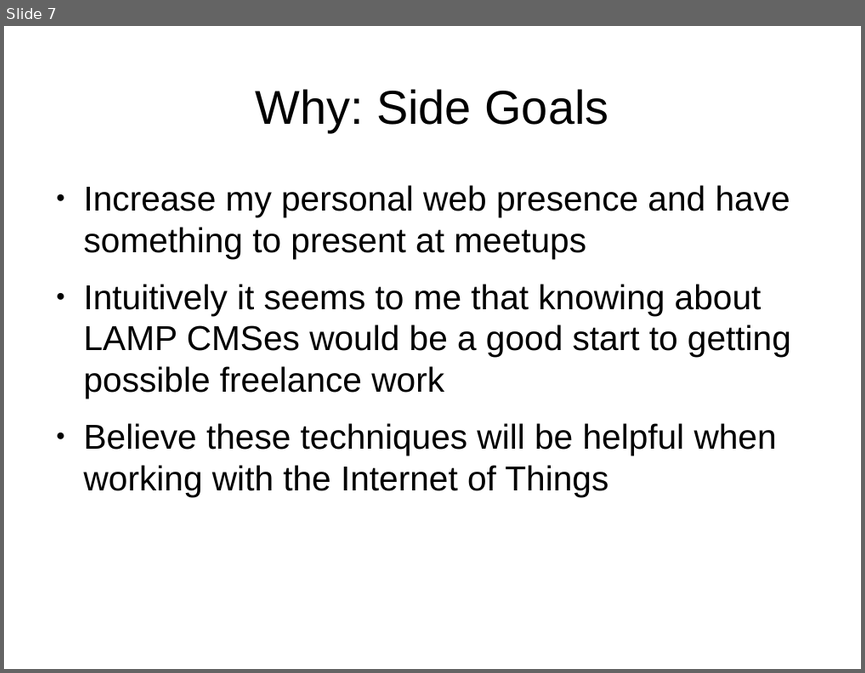
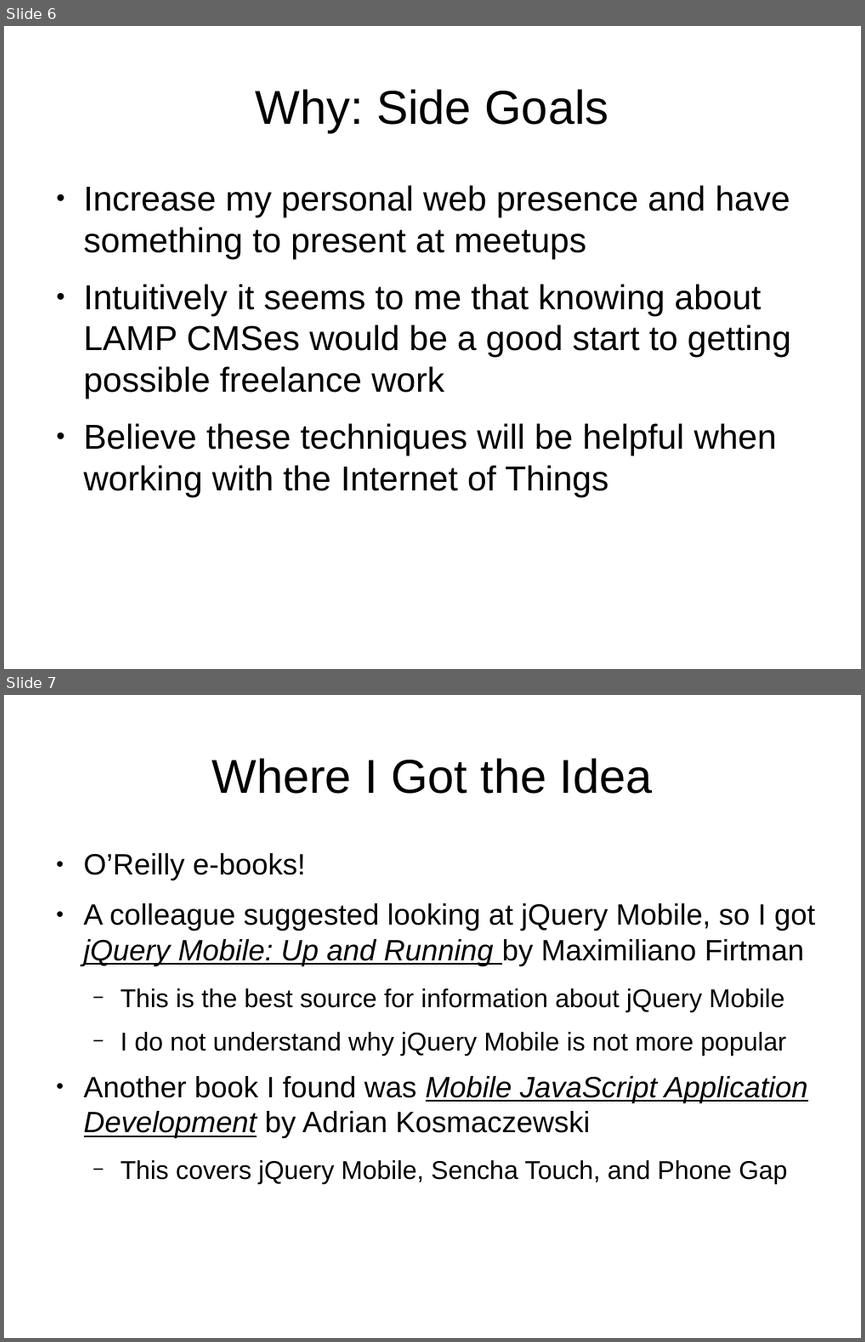
Before and after one commit to tomwhartung/jmws_accoutrements, a slide deck: presentations/2016_07-Drupal/9-slides.odp. Shown one above the other, each under a label of ours: slide 7 before the commit, slides 6 and 7 after it. The pictures are 865x673 and 865x1342 pixels, drawn with LibreOffice and Linux fonts; fonts in the diff are those of the drawing. Boxes give left, top, right and bottom in pixels: in the first picture for what was removed or moved away, otherwise in the second. Text is boxed around its words. In the diff, an @@ line names an element or a change of style, - is before the commit and + after.

Commit message:
Added some "Where..." slides to 9-slides.odp .

```diff
--- a/presentations/2016_07-Drupal/9-slides.odp
+++ b/presentations/2016_07-Drupal/9-slides.odp
@@ slide 7 added at (x1=4, y1=695, x2=861, y2=1338), background #FFFFFF @@
@@ title added at (x1=211, y1=758, x2=653, y2=794), 44 pt, text #000000 @@
+Where I Got the Idea
@@ text added at (x1=84, y1=853, x2=815, y2=1185), 27.2 pt, text #000000 @@
+● O’Reilly e-books!
+● A colleague suggested looking at jQuery Mobile, so I got jQuery Mobile: Up and Running by Maximiliano Firtman
+  − This is the best source for information about jQuery Mobile
+  − I do not understand why jQuery Mobile is not more popular
+● Another book I found was Mobile JavaScript Application Development by Adrian Kosmaczewski
+  − This covers jQuery Mobile, Sencha Touch, and Phone Gap
@@ what was slide 7 is now slide 6 @@
```
Also in this commit, not shown: 5 slides changed, 3 other slides added.
